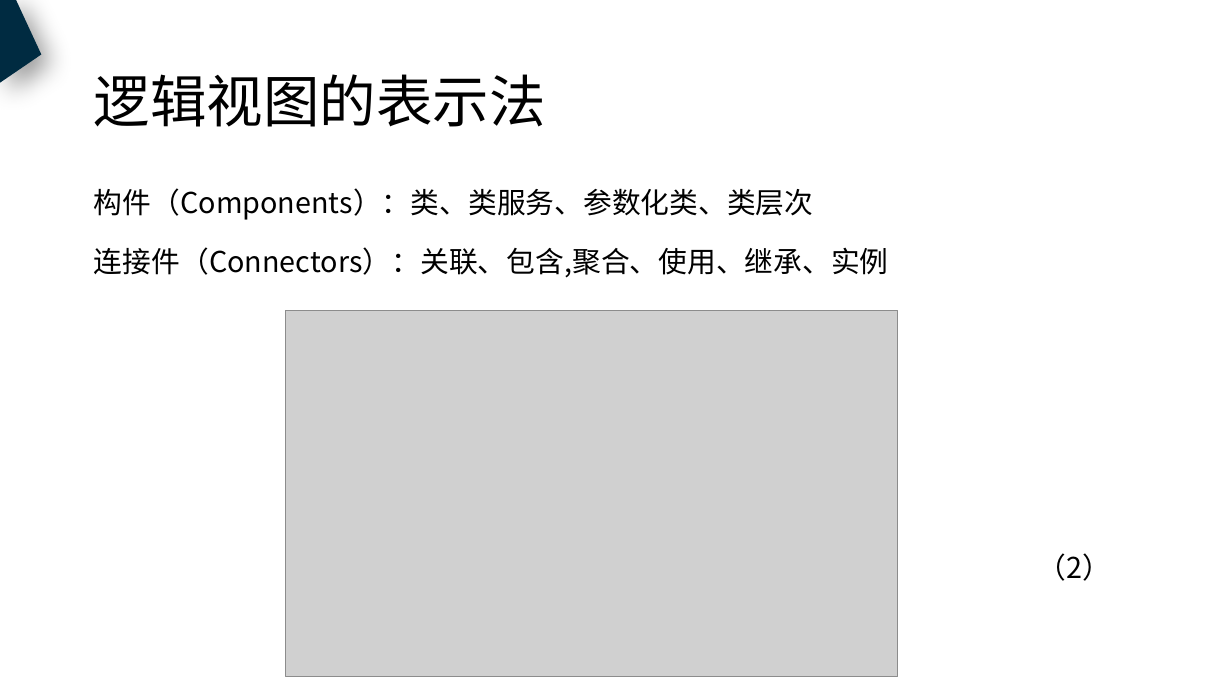
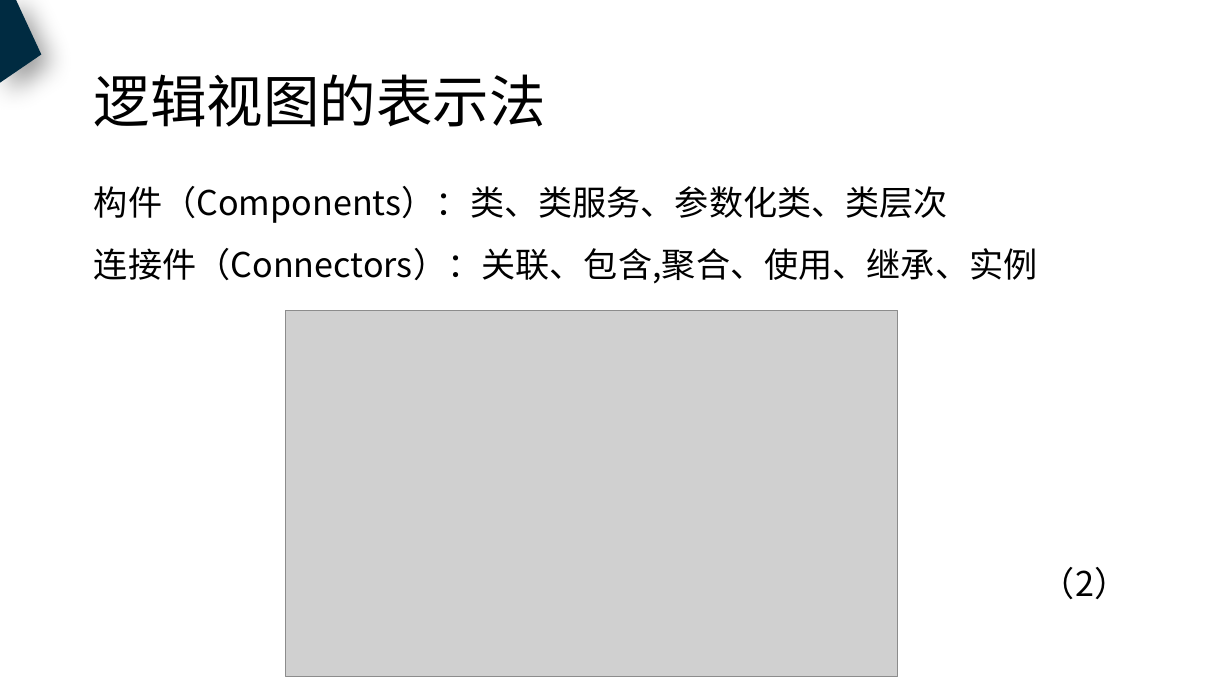
Before and after one commit to PRD2018-G18/PRD2018, a slide deck: slide 16 of 非受控文档/过程文档/UML/UML基础4/UML基础4.pptx. Drawn at 1232x693 pixels with LibreOffice and Linux fonts; fonts in the diff are those of the drawing; grey boxes stand for pictures. Boxes give left, top, right and bottom in pixels: in the first picture for what was removed or moved away, otherwise in the second. Text is boxed around its words. In the diff, an @@ line names an element or a change of style, - is before the commit and + after.

```diff
--- a/非受控文档/过程文档/UML/UML基础4/UML基础4.pptx
+++ b/非受控文档/过程文档/UML/UML基础4/UML基础4.pptx
@@ text "构件（Components）：类、类服务、参数化类、类层次" at [94, 186, 1128, 599]: size 22.4 to 26.6 pt; line spacing 0.9 to 0.8; line spacing 1.3 to 1.2 @@
```
Also in this commit, not shown: 6 other slides changed, 3 other files.
